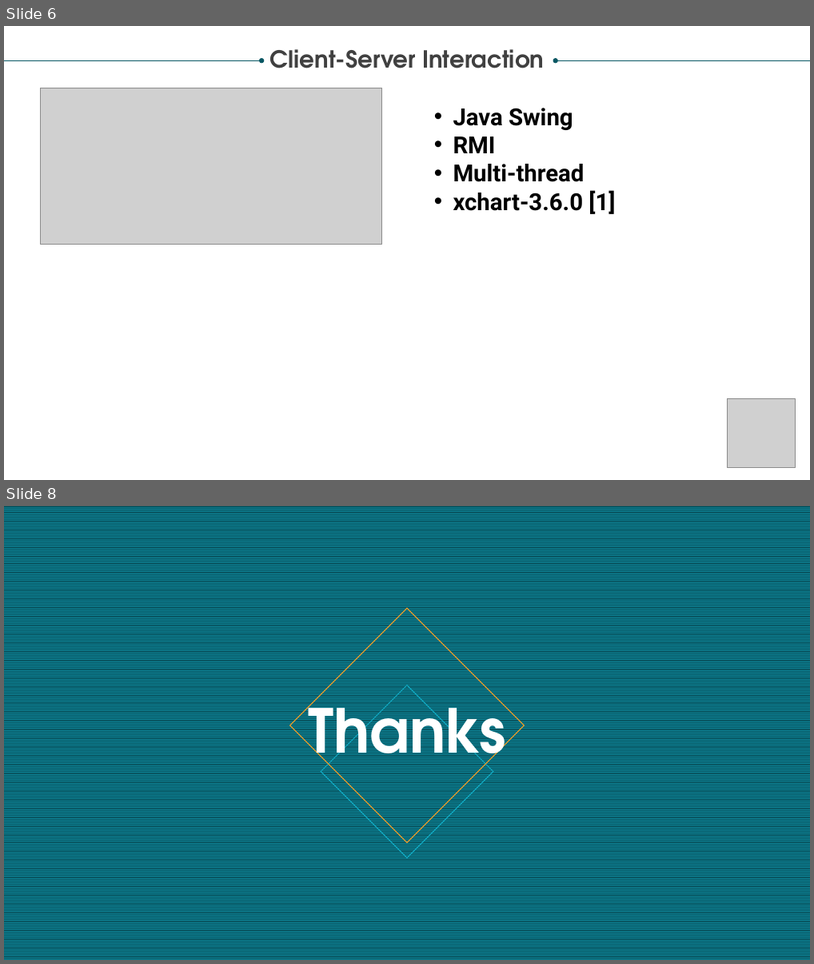
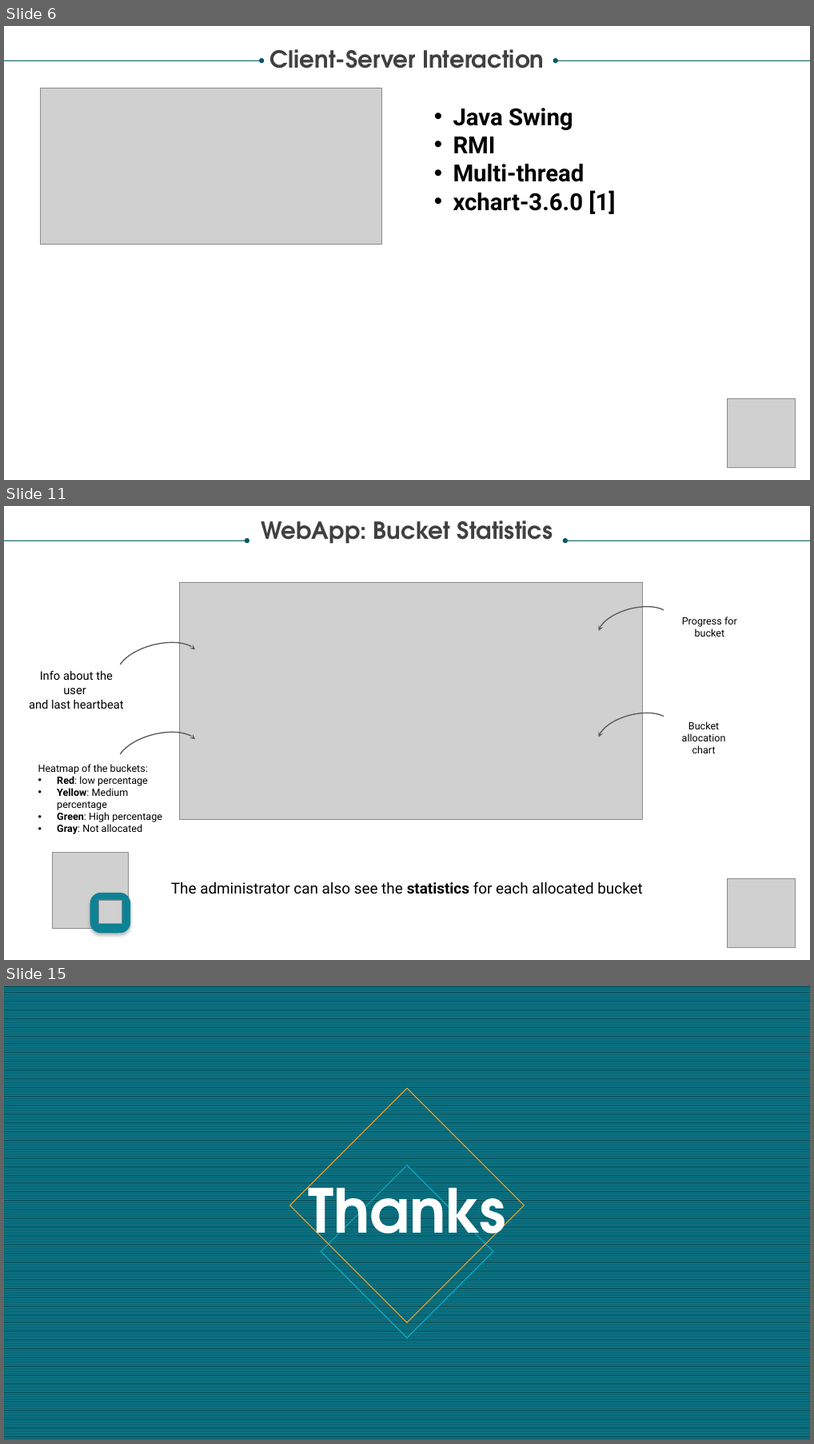
Before and after one commit to PippoGit/DistributedHashBreaker, a slide deck: Distributed Hash-breaker.pptx. Shown one above the other, each under a label of ours: slides 6 and 8 before the commit, slides 6, 11 and 15 after it; the slides between them are not shown. The pictures are 814x964 and 814x1444 pixels, drawn with LibreOffice and Linux fonts; fonts in the diff are those of the drawing; grey boxes stand for pictures. Boxes give left, top, right and bottom in pixels: in the first picture for what was removed or moved away, otherwise in the second. Text is boxed around its words. In the diff, an @@ line names an element or a change of style, - is before the commit and + after.

```diff
--- a/Distributed Hash-breaker.pptx
+++ b/Distributed Hash-breaker.pptx
@@ slide 11 added at <box>4,506,810,960</box>, background #FFFFFF @@
@@ text added at <box>261,520,554,544</box>, 28 pt, text #404040, bold @@
+WebApp: Bucket Statistics
@@ arrow added from (4, 540) to (247, 540), #085764 0.5 pt @@
@@ arrow added from (810, 540) to (566, 540), #085764 0.5 pt @@
@@ picture added at <box>180,582,643,820</box> @@
@@ arc (boxed as its full ellipse) added at <box>594,600,674,652</box>, outline #595959 1.25 pt @@
@@ text added at <box>682,616,738,636</box>, 12 pt, text #000000 @@
+Progress for bucket
@@ arc (boxed as its full ellipse) added at <box>113,635,202,694</box>, outline #595959 1.25 pt @@
@@ text added at <box>29,671,124,708</box>, 14 pt, text #000000 @@
+Info about the user
+and last heartbeat
@@ arc (boxed as its full ellipse) added at <box>594,706,674,759</box>, outline #595959 1.25 pt @@
@@ text added at <box>682,721,726,753</box>, 12 pt, text #000000 @@
+Bucket allocation
+chart
@@ arc (boxed as its full ellipse) added at <box>113,724,202,784</box>, outline #595959 1.25 pt @@
@@ text added at <box>38,764,162,834</box>, 12 pt, text #000000 @@
+Heatmap of the buckets:
+• Red: low percentage
+• Yellow: Medium percentage
+• Green: High percentage
+• Gray: Not allocated
@@ picture added at <box>52,852,129,928</box> @@
@@ text added at <box>171,881,642,894</box>, 18 pt, text #000000 @@
+The administrator can also see the statistics for each allocated bucket
@@ picture added at <box>727,878,795,947</box> @@
@@ rounded rectangle added at <box>90,892,131,933</box>, fill #0D8295 @@
@@ picture added at <box>98,900,122,924</box> @@
@@ what was slide 8 is now slide 15 @@
```
Also in this commit, not shown: 1 slide changed, 7 other slides added, 1 slide removed, 1 other file.
